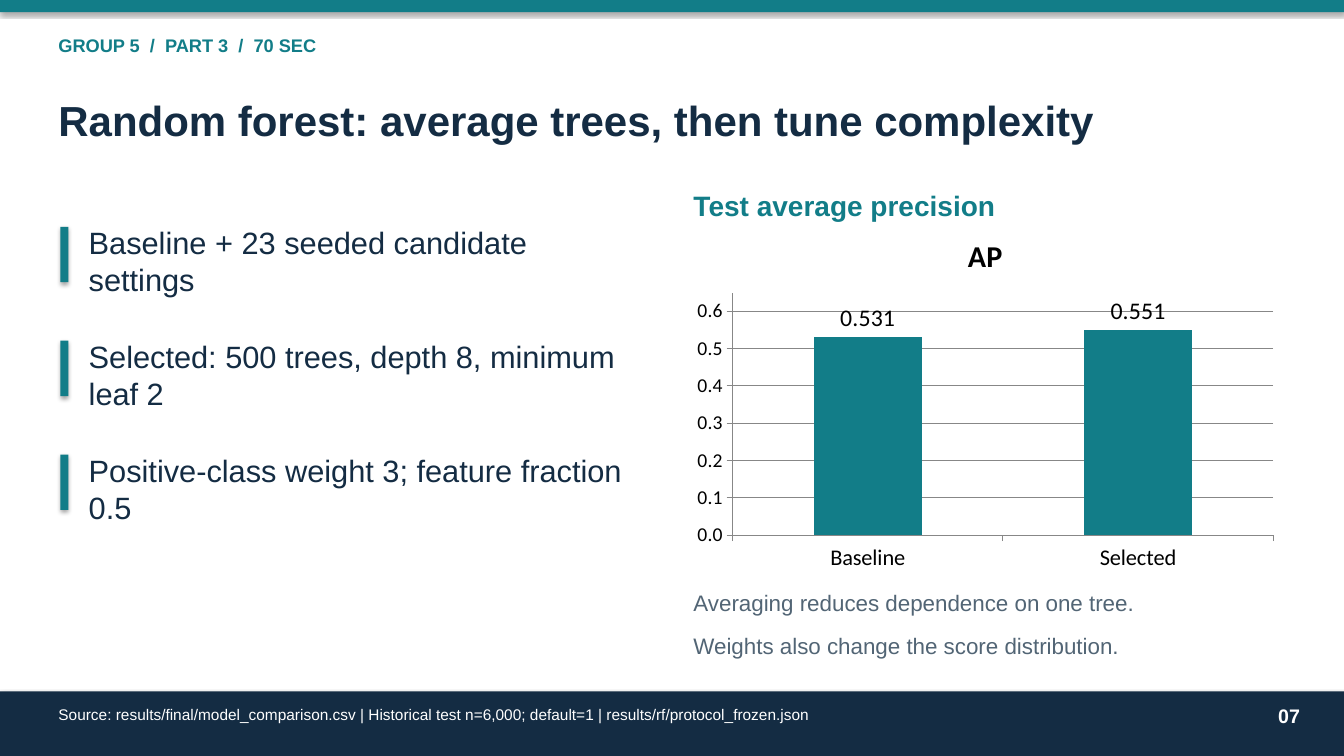
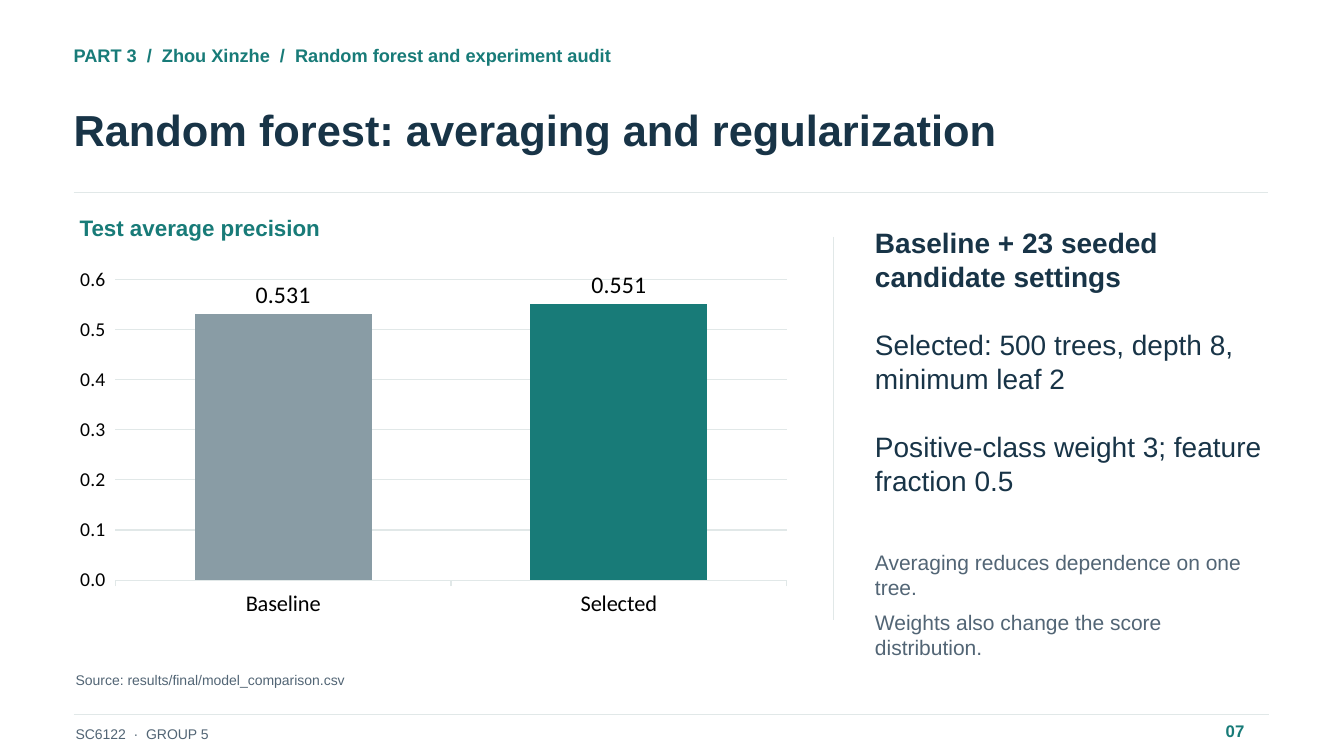
Before and after one commit to IcantFind-a-username/-SC6122-Group5-Credit-Default, a slide deck: slide 7 of submission/Group5_Presentation.pptx. Drawn at 1344x756 pixels with LibreOffice and Linux fonts; fonts in the diff are those of the drawing. Boxes give left, top, right and bottom in pixels: in the first picture for what was removed or moved away, otherwise in the second. Text is boxed around its words. In the diff, an @@ line names an element or a change of style, - is before the commit and + after.

```diff
--- a/submission/Group5_Presentation.pptx
+++ b/submission/Group5_Presentation.pptx
@@ rectangle removed at (0,0,1344,12) @@
@@ text at (74,48,610,66): text changed; text colour #127D88 to #187B78 @@
-GROUP 5 / PART 3 / 70 SEC
+PART 3 / Zhou Xinzhe / Random forest and experiment audit
@@ text at (74,114,996,154): text changed; size 30 to 31 pt; text colour #142C43 to #183447 @@
-Random forest: average trees, then tune complexity
+Random forest: averaging and regularization
@@ line added from (74, 193) to (1268, 193), #E1E8E8 1 pt @@
@@ rectangle removed at (60,227,69,282) @@
@@ text "Test average precision": place and size @@
-text "Test average precision" at (693,195,995,221)
+text "Test average precision" at (80,219,320,241)
@@ text "Test average precision" at (80,219,320,241): size 20 to 16 pt, text colour #127D88 to #187B78; less space between paragraphs @@
@@ column chart removed at (686,217,1286,580) @@
-title "AP"
-categories: Baseline, Selected
-AP: 0.531, 0.551
@@ line added from (834, 237) to (834, 620), #E1E8E8 1 pt @@
@@ text "Baseline + 23 seeded candidate ...": place and size @@
-text "Baseline + 23 seeded candidate ..." at (89,231,527,297)
+text "Baseline + 23 seeded candidate ..." at (875,232,1158,292)
@@ text "Baseline + 23 seeded candidate ..." at (875,232,1158,292): size 22 to 20 pt, text colour #142C43 to #183447, bold on; less space between paragraphs @@
@@ column chart added at (66,247,802,625) @@
+categories: Baseline, Selected
+Series 1: 0.531, 0.551
@@ text "Selected: 500 trees, depth 8, ..." at (875,334,1233,390): size 22 to 20 pt, text colour #142C43 to #183447; less space between paragraphs @@
@@ text "Selected: 500 trees, depth 8, ...": place and size @@
-text "Selected: 500 trees, depth 8, ..." at (89,345,615,406)
+text "Selected: 500 trees, depth 8, ..." at (875,334,1233,390)
@@ rectangle removed at (60,341,69,396) @@
@@ text "Positive-class weight 3; feature fraction ...": place and size @@
-text "Positive-class weight 3; feature fraction ..." at (89,459,622,520)
+text "Positive-class weight 3; feature fraction ..." at (875,436,1261,492)
@@ text "Positive-class weight 3; feature fraction ..." at (875,436,1261,492): size 22 to 20 pt, text colour #142C43 to #183447; less space between paragraphs @@
@@ rectangle removed at (60,455,69,510) @@
@@ text "Averaging reduces dependence on one ...": place and size @@
-text "Averaging reduces dependence on one ..." at (693,595,1134,659)
+text "Averaging reduces dependence on one ..." at (875,555,1241,655)
@@ text "Averaging reduces dependence on one ..." at (875,555,1241,655): size 16 to 15 pt; less space between paragraphs @@
@@ text at (76,675,345,688): text changed; size 11 to 10 pt; text colour #FFFFFF to #526575 @@
-Source: results/final/model_comparison.csv | Historical test n=6,000; default=1 | results/rf/protocol_frozen.json
+Source: results/final/model_comparison.csv
@@ rectangle removed at (0,692,1344,756) @@
@@ line added from (74, 715) to (1269, 715), #E1E8E8 1 pt @@
@@ text "07": place and size @@
-text "07" at (1278,709,1300,724)
+text "07" at (1226,725,1245,737)
@@ text "07" at (1226,725,1245,737): size 14 to 12 pt, text colour #FFFFFF to #187B78; less space between paragraphs @@
@@ text added at (76,729,209,739), 10 pt, text #526575 @@
+SC6122 · GROUP 5
```
Also in this commit, not shown: 14 other slides changed, 1 slide added, 1 slide removed, 13 other files.
